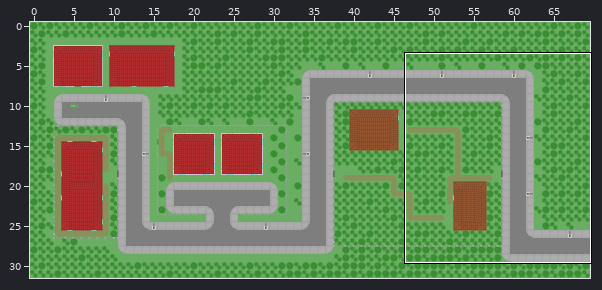
Level history. Tiled map (JSON): maps/Map1.json. The picture above shows the old version from afar; the outline marks the close-up.
Close-up. Before:
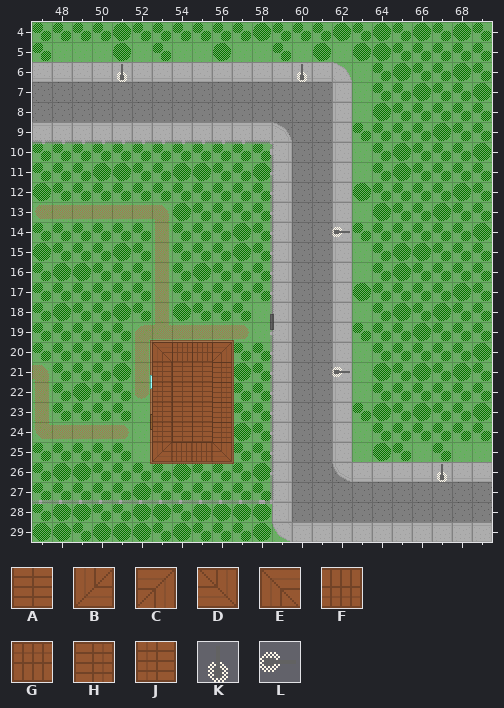
Cells are 20x20 px. Shown: x 47..69, y 4..29. The commit also changed other parts of the map, which this record leaves out.
Key: from "TilesetGround": A 90 turned 90 "Roof2", B 92 "RoofCornerOut2", C 92 turned 180 "RoofCornerOut2", D 92 turned 270 "RoofCornerOut2", E 92 turned 90 "RoofCornerOut2", F 93 "RoofSide2", G 93 turned 180 "RoofSide2", H 93 turned 270 "RoofSide2", J 93 turned 90 "RoofSide2", K 99 "LightPost1", L 99 turned 90 "LightPost1".
_ is an empty cell.
Layers that did not change in this view are not listed.
Layer "FloorGround/Roof" before, first column x 47:
 4 _______________________
 5 _______________________
 6 ____K________K_________
 7 _______________________
 8 _______________________
 9 _______________________
10 _______________________
11 _______________________
12 _______________________
13 _______________________
14 _______________L_______
15 _______________________
16 _______________________
17 _______________________
18 _______________________
19 _______________________
20 ______EGGC_____________
21 ______JAAH_____L_______
22 ______JAAH_____________
23 ______JAAH_____________
24 ______JAAH_____________
25 ______BFFD_____________
26 ____________________K__
27 _______________________
28 _______________________
29 _______________________
Now the later version:
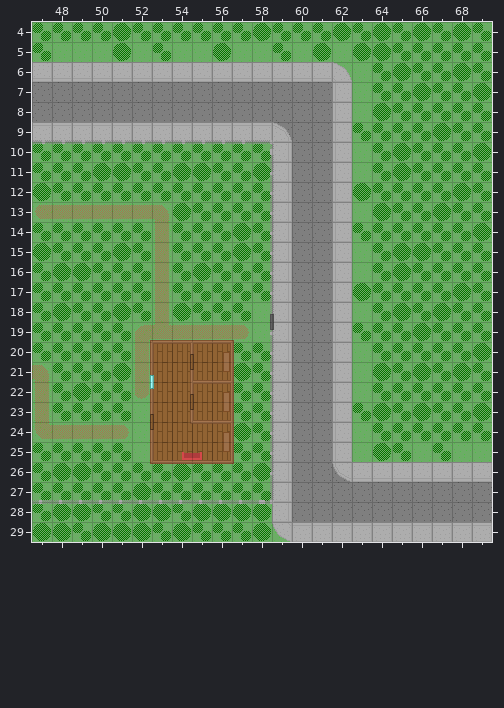
Difference:
Layer "FloorGround/Roof" (now hidden):
The edit erases tile A in rows 21 to 24 at x 54 to 55.
The edit erases tile B in row 25 at x 53.
The edit erases tile C in row 20 at x 56.
The edit erases tile D in row 25 at x 56.
The edit erases tile E in row 20 at x 53.
The edit erases tile F in row 25 at x 54 to 55.
The edit erases tile G in row 20 at x 54 to 55.
The edit erases tile H in rows 21 to 24 at x 56.
The edit erases tile J in rows 21 to 24 at x 53.
The edit erases tile K in row 6 at x 51 and 60; in row 26 at x 67.
The edit erases tile L in row 14 at x 62; in row 21 at x 62.
